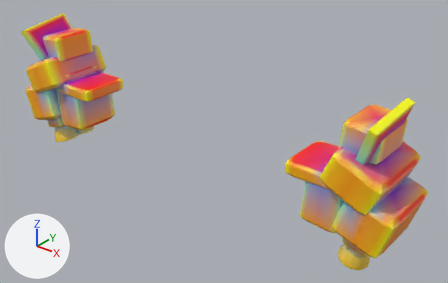
Before and after pictures for a commit that changed the glTF model models/parts/llm_gen_shoulder_pods_035_64de59.glb.
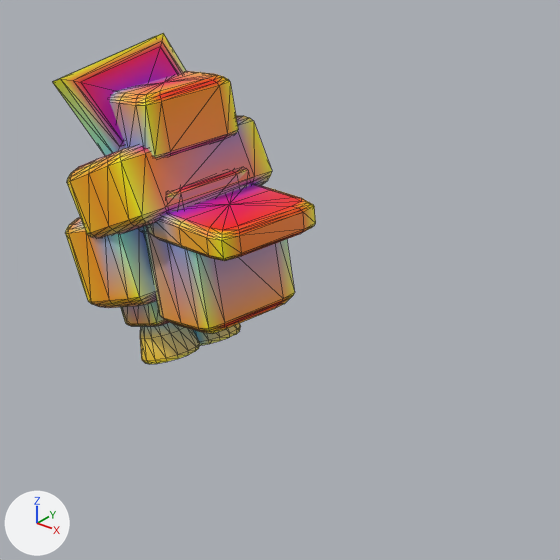
The first picture shows the older version from a 50 mm camera at (99.6, -110.6, 74.4) aimed at (8.0, 3.9, 3.4). The close-ups show the older and then the newer version on the part from 0% to 49% of the width and 0% to 77% of the height of that picture. Only the edits that show in the close-ups are written down. Arrows for +X, +Y and +Z are at lower left; the lights stay in place. The close-ups show mesh edges as thin lines. Vertices at exactly the same position are counted once.

In view in the first close-up: 'adapter_shoulder_yoke_l', 'addon_sh_mcap_6_amber_optic_l', 'graft_shoulder_blister_7_barrel_metal_l', 'samurai_crest_fin_2_amber_optic_l', 'samurai_lower_tier_1_adapter_dark_l', 'samurai_mount_bracket_3_adapter_dark_l', 'samurai_upper_tier_0_amber_optic_l', 'samurai_vernier_b_5_vernier_bell_vernier_l' and 1 more.
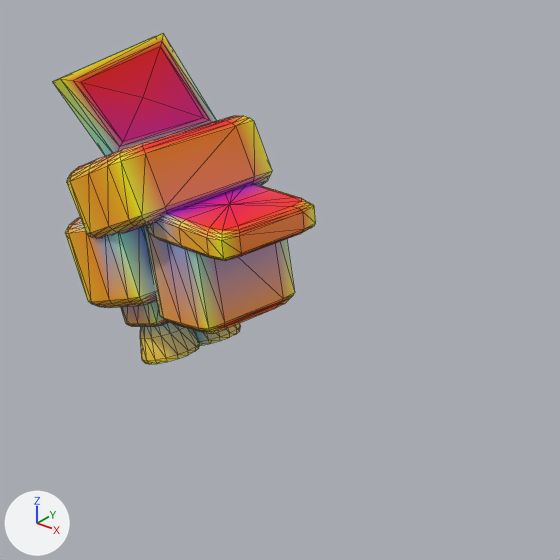
Boxes [x1, y1, x2, y2] around the edits, measured in the close-ups (560 x 560 px):
'adapter_shoulder_yoke_l', reshaped
    before: [143, 184, 316, 334]
    after: [140, 184, 316, 334]
'addon_sh_mcap_6_amber_optic_l', deleted (orange)
    before: [110, 71, 238, 158]
'graft_shoulder_blister_7_barrel_metal_l', deleted (brown)
    before: [138, 169, 249, 233]
part 1 of me_adapter_shoulder_yoke_l, added (mostly hidden)
    after: [140, 227, 149, 256]
part 2 of me_adapter_shoulder_yoke_l, edited (looks the same)
    both: [154, 184, 309, 237]
part 3 of me_adapter_shoulder_yoke_l, recoloured
    both: [143, 184, 266, 255]
part 4 of me_samurai_upper_tier_0_amber_optic_l, recoloured (brown to orange)
    both: [104, 116, 254, 202]
part 5 of me_samurai_crest_fin_2_amber_optic_l, recoloured
    before: [62, 35, 186, 153]
    after: [62, 35, 217, 153]

Edits to the bpy script that builds the scene:
```text
Change me_adapter_shoulder_yoke_l:
    used by ob_adapter_shoulder_yoke_l; location = (0.0, 0.0, 0.0)
    remove me_adapter_shoulder_yoke_l.from_pydata(...)  # 228 vertices, 448 faces; spans x -48.6..-33.2, y -6.8..8.0, z -4.4..10.3
    add me_adapter_shoulder_yoke_l.from_pydata(...)  # 342 vertices, 672 faces; spans x -51.2..-33.2, y -6.8..8.0, z -4.4..11.0
    me_adapter_shoulder_yoke_l part 1: a new loose piece of 114 vertices spanning x -51.2..-43.6, y -5.7..6.9, z -0.2..11.0, in mat_defaultmaterial_002
    me_adapter_shoulder_yoke_l part 2: 104 kept faces spanning x -48.6..-33.7, y -6.7..7.9, z 6.9..10.3 get new vertex colours
    me_adapter_shoulder_yoke_l part 3: 448 faces spanning x -48.6..-33.2, y -6.8..8.0, z -4.4..10.3 switch from mat_defaultmaterial_001 to mat_defaultmaterial_002
Change me_samurai_upper_tier_0_amber_optic_l:
    where me_samurai_upper_tier_0_amber_optic_l.from_pydata(...)  # 114 vertices, 224 faces; spans x -58.2..-43.6, y -9.8..11.0, z 5.2..17.7
    used by ob_samurai_upper_tier_0_amber_optic_l; location = (0.0, 0.0, 0.0)
    me_samurai_upper_tier_0_amber_optic_l part 4: 90 faces centred in x -57.2..-44.0, y -9.0..10.6, z 5.3..17.6 are repainted in the vertex colours, in many colours
Change me_samurai_crest_fin_2_amber_optic_l:
    where me_samurai_crest_fin_2_amber_optic_l.from_pydata(...)  # 26 vertices, 48 faces; spans x -56.8..-50.6, y -10.3..8.2, z 15.5..27.3
    used by ob_samurai_crest_fin_2_amber_optic_l; location = (0.0, 0.0, 0.0)
    me_samurai_crest_fin_2_amber_optic_l part 5: 37 faces centred in x -55.8..-50.6, y -8.5..6.7, z 15.7..26.2 are repainted in the vertex colours, in many colours
Remove ob_addon_sh_mcap_6_amber_optic_l:
    ob_addon_sh_mcap_6_amber_optic_l = bpy.data.objects.new('addon_sh_mcap_6_amber_optic_l', me_addon_sh_mcap_6_amber_optic_l)
    ob_addon_sh_mcap_6_amber_optic_l.location = (0.0, 0.0, 0.0)
Remove ob_graft_shoulder_blister_7_barrel_metal_l:
    ob_graft_shoulder_blister_7_barrel_metal_l = bpy.data.objects.new('graft_shoulder_blister_7_barrel_metal_l', me_graft_shoulder_blister_7_barrel_metal_l)
    ob_graft_shoulder_blister_7_barrel_metal_l.location = (0.0, 0.0, 0.0)
```
